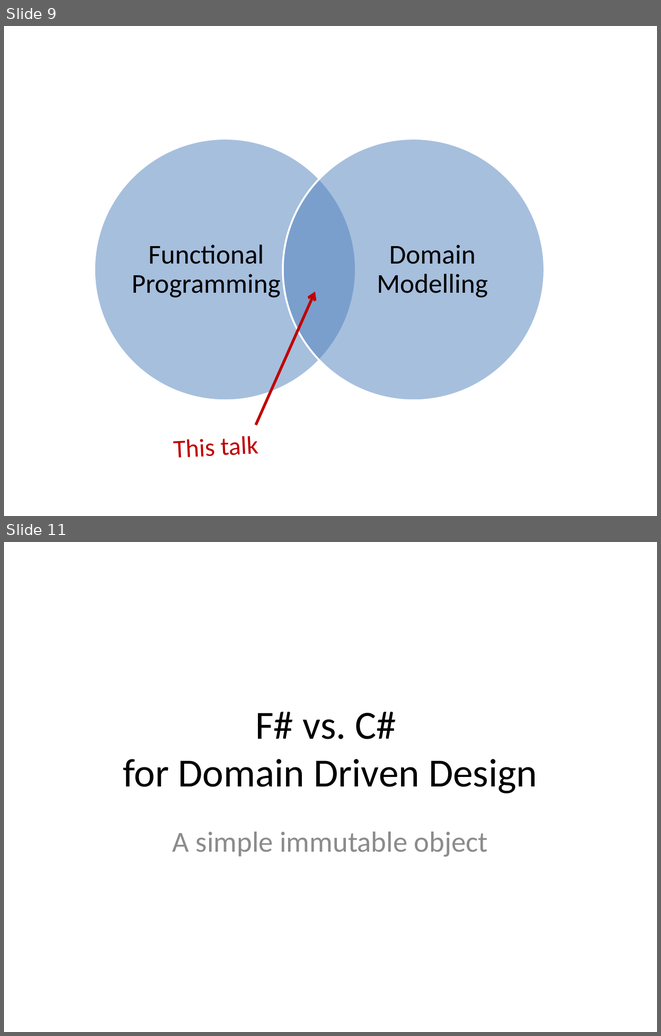
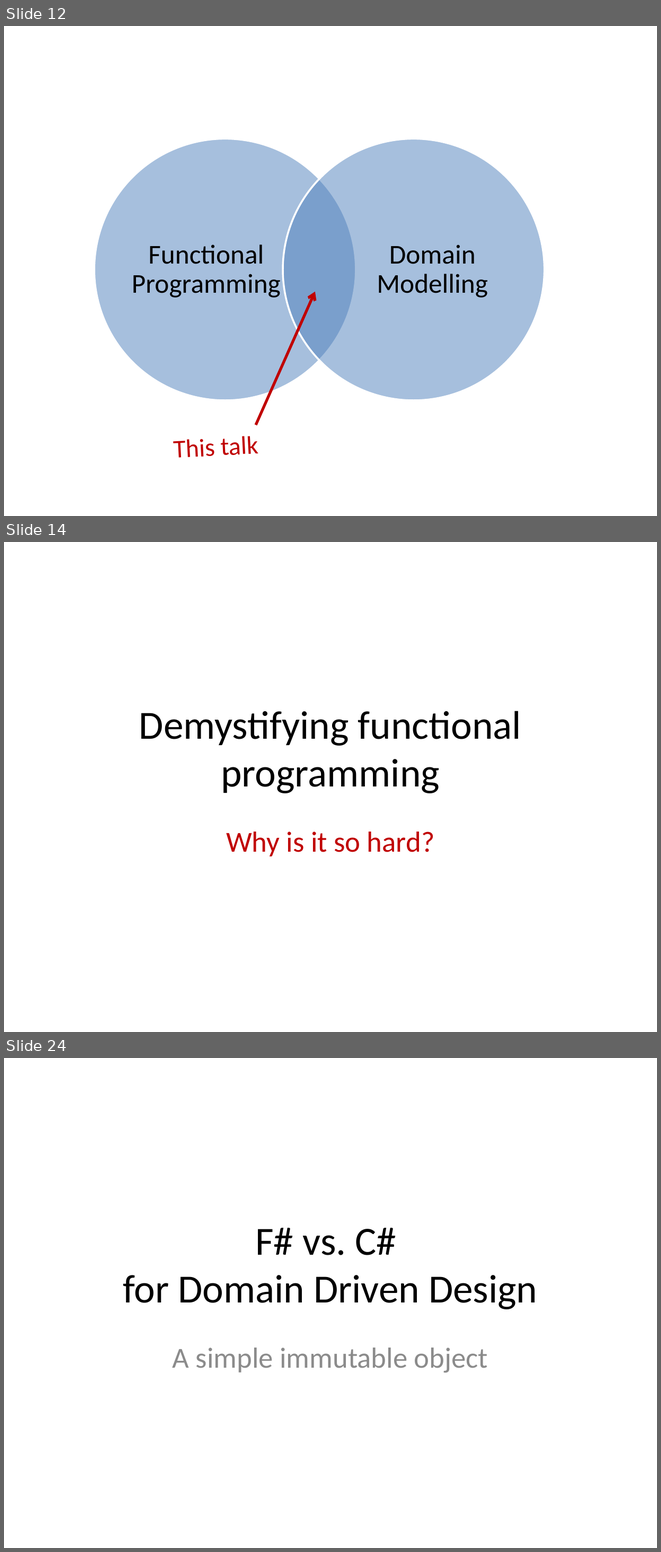
Before and after one commit to swlaschin/DomainModellingInFsharp, a slide deck: slides/3-ProgFsharp-DDD.pptx. Shown one above the other, each under a label of ours: slides 9 and 11 before the commit, slides 12, 14 and 24 after it; the slides between them are not shown. The pictures are 661x1036 and 661x1552 pixels, drawn with LibreOffice and Linux fonts; fonts in the diff are those of the drawing. Boxes give left, top, right and bottom in pixels: in the first picture for what was removed or moved away, otherwise in the second. Text is boxed around its words. In the diff, an @@ line names an element or a change of style, - is before the commit and + after.

```diff
--- a/slides/3-ProgFsharp-DDD.pptx
+++ b/slides/3-ProgFsharp-DDD.pptx
@@ slide 14 added at (4, 542, 657, 1032), background #FFFFFF @@
@@ title added at (139, 711, 521, 793), 44 pt, text #000000 @@
+Demystifying functional programming
@@ subtitle added at (226, 831, 434, 856), 32 pt, text #C00000 @@
+Why is it so hard?
@@ what was slide 9 is now slide 12 @@
@@ what was slide 11 is now slide 24 @@
```
Also in this commit, not shown: 1 slide changed, 23 other slides added.
